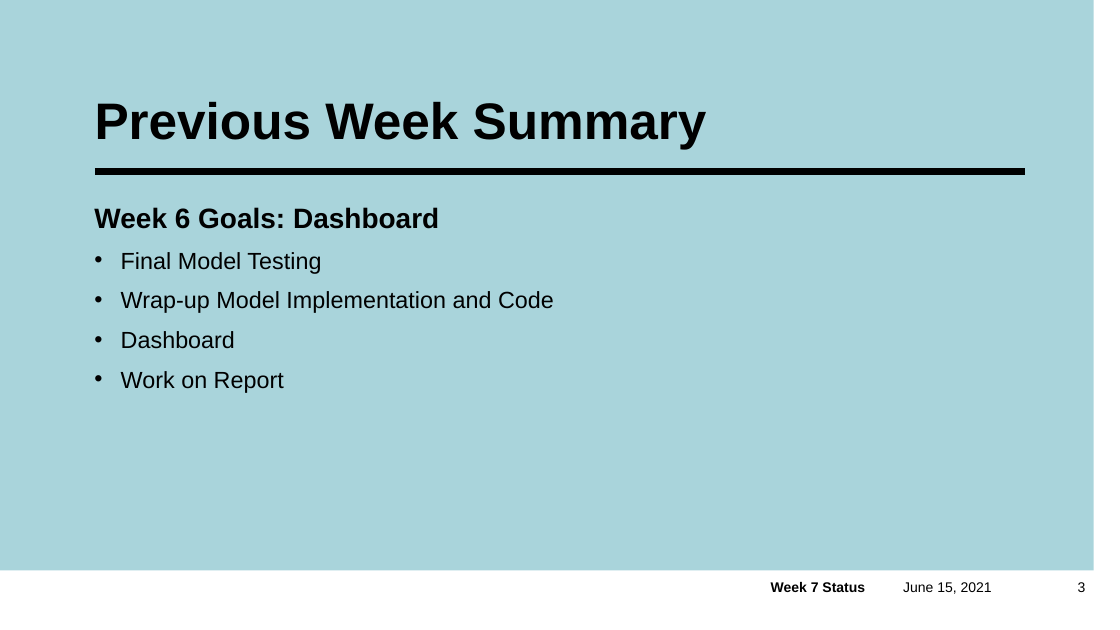
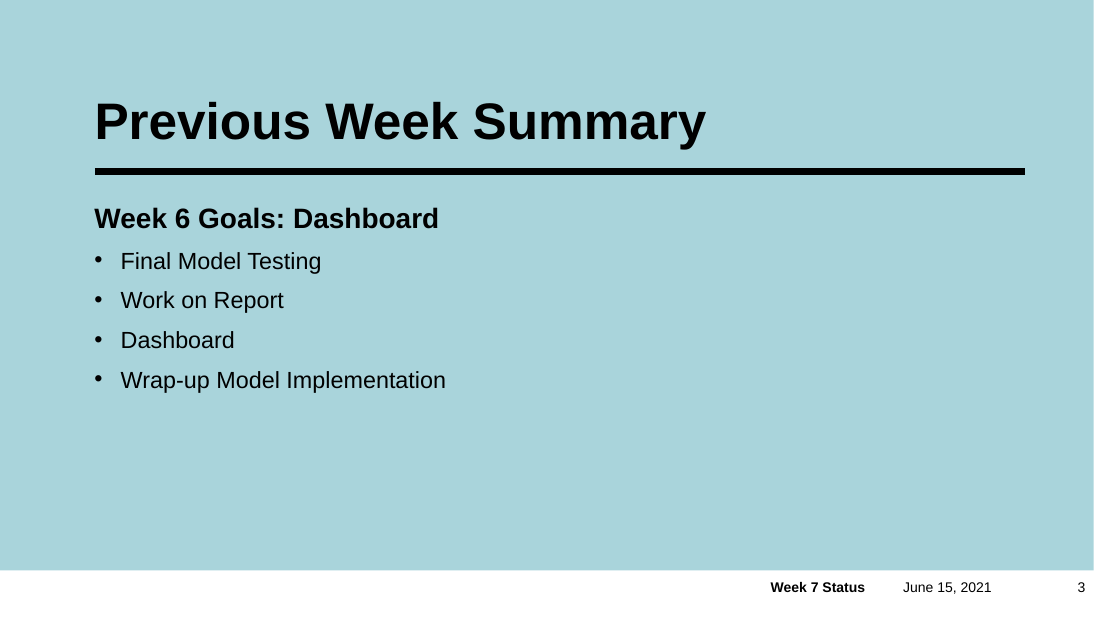
Before and after one commit to ubco-mds-2020-labs/w2020-data599-capstone-projects-ubc-udl, a slide deck: slide 3 of weekly-updates/20210615_progress.pptx. Drawn at 1120x630 pixels with LibreOffice and Linux fonts; fonts in the diff are those of the drawing. Boxes give left, top, right and bottom in pixels: in the first picture for what was removed or moved away, otherwise in the second. Text is boxed around its words. In the diff, an @@ line names an element or a change of style, - is before the commit and + after.

```diff
--- a/weekly-updates/20210615_progress.pptx
+++ b/weekly-updates/20210615_progress.pptx
@@ text at (x1=121, y1=291, x2=284, y2=313): text changed @@
-• Wrap-up Model Implementation and Code
+• Work on Report
@@ text at (x1=121, y1=371, x2=446, y2=393): text changed @@
-• Work on Report
+• Wrap-up Model Implementation
```
Also in this commit, not shown: 1 other slide changed, 1 slide added, 1 other file.
